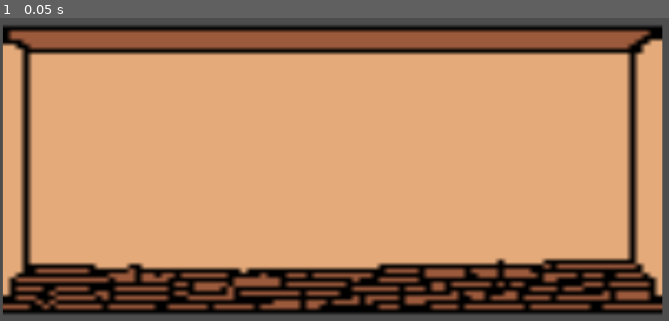
Above: before the commit, frame 1.
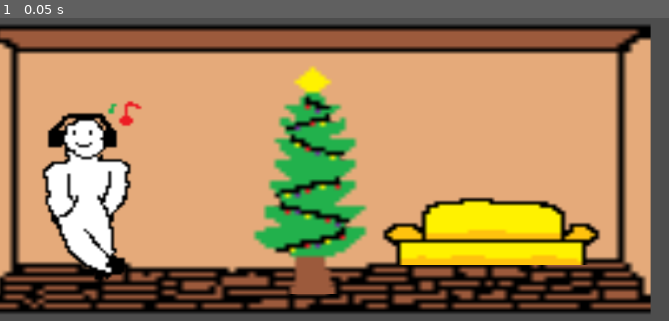
Above: after the commit, the same moment.

Repository: gamecraft-sfera/clash-of-cubes
Game: Godot game, scene res://místnost.tscn
Same seed, same stepped clock (60 frames per second), same inputs: the game is played once before the commit and once after it. The project has no main scene, so this scene is started directly.
Inputs:
- Up to frame 1 (0.05 s): no input

The runs differ from the first frame. In frame 1, 39% of the frame differs, in the area x 0-100%, y 2-98%.

Commit message:
první krok

Diff:
--- a/vánoce/místnost.tscn
+++ b/vánoce/místnost.tscn
@@ -1,8 +1,26 @@
-[gd_scene load_steps=2 format=3 uid="uid://pb37fuoqqwok"]
+[gd_scene load_steps=5 format=3 uid="uid://pb37fuoqqwok"]
 
 [ext_resource type="Texture2D" uid="uid://f1eseqv43daj" path="res://místnost.png" id="1_xu1i7"]
+[ext_resource type="Texture2D" uid="uid://bxc8iesb6mp85" path="res://GAUČ.png" id="2_64bry"]
+[ext_resource type="Texture2D" uid="uid://b6v16konu563o" path="res://VÁNOČMÍ STROMEK.png" id="3_ncpq1"]
+[ext_resource type="Texture2D" uid="uid://d0x3y55vo2alw" path="res://pixil-frame-0 (1).png" id="4_hptm1"]
 
 [node name="Místnost" type="Sprite2D"]
-position = Vector2(479.75, 325.25)
+position = Vector2(463, 324)
 scale = Vector2(9.505, 6.4750004)
 texture = ExtResource("1_xu1i7")
+
+[node name="Gauč" type="Sprite2D" parent="."]
+position = Vector2(30.615467, -18.996136)
+scale = Vector2(0.6399264, 0.7069498)
+texture = ExtResource("2_64bry")
+
+[node name="VánočmíStromek" type="Sprite2D" parent="."]
+position = Vector2(0.63124657, -23.938223)
+scale = Vector2(0.7619673, 0.9370657)
+texture = ExtResource("3_ncpq1")
+
+[node name="PixilFrame0(1)" type="Sprite2D" parent="."]
+position = Vector2(-36.82272, 1.3899618)
+scale = Vector2(0.4145655, 0.536222)
+texture = ExtResource("4_hptm1")
Binary file added: vánoce/GAUČ.png
Not shown, added: vánoce/GAUČ.png.import
Binary file added: vánoce/VÁNOČMÍ STROMEK.png
Not shown, added: vánoce/VÁNOČMÍ STROMEK.png.import
Binary file added: vánoce/pixil-frame-0 (1).png
Not shown, added: vánoce/pixil-frame-0 (1).png.import
Binary file added: vánoce/pixil-frame-0 (2).png
Not shown, added: vánoce/pixil-frame-0 (2).png.import
